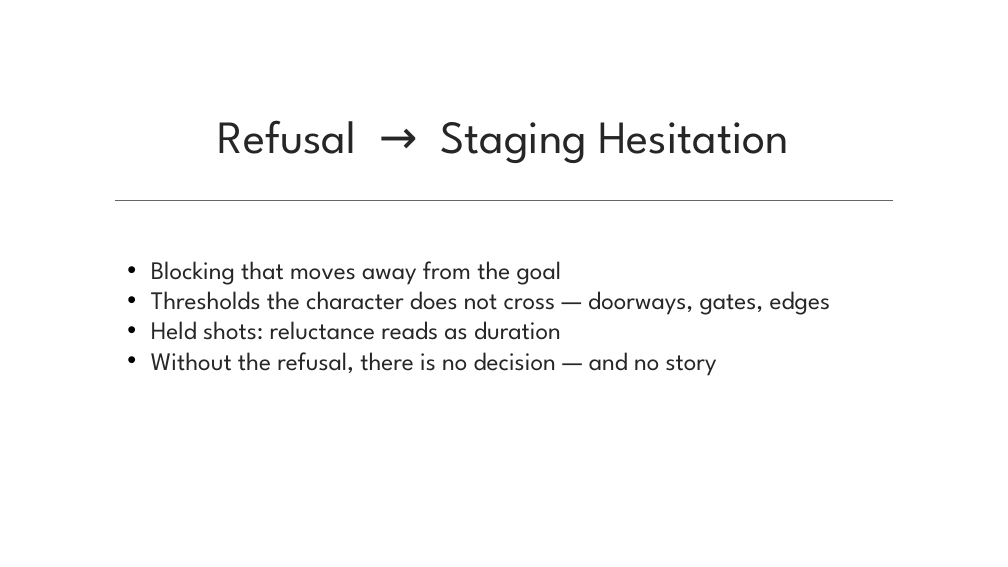
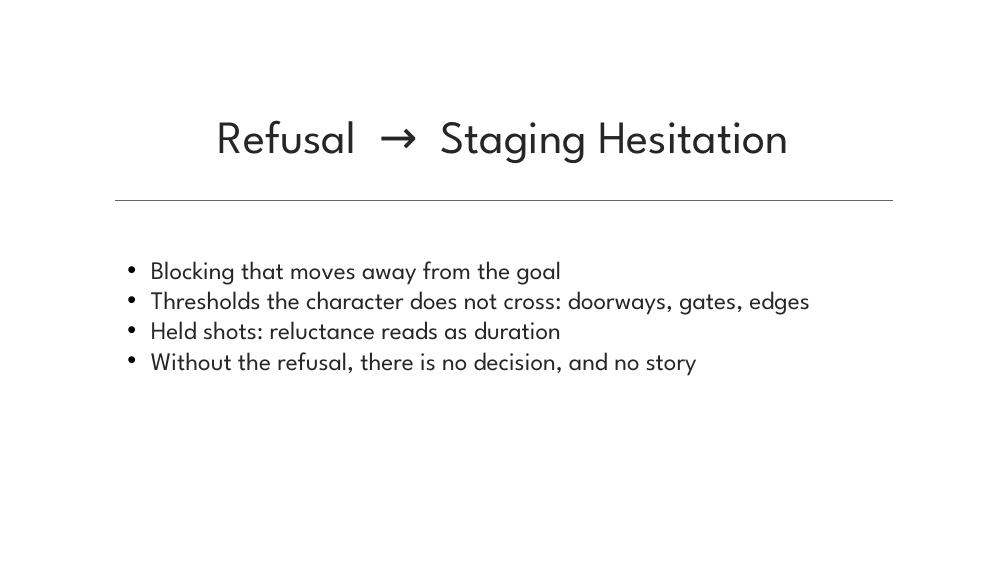
Before and after one commit to dcoes/Classes, a slide deck: slide 31 of Storyboarding/NewLectures/01_Intro_to_Storyboarding.pptx. Drawn at 1008x567 pixels with LibreOffice and Linux fonts; fonts in the diff are those of the drawing; background and template pictures are left out. Boxes give left, top, right and bottom in pixels: in the first picture for what was removed or moved away, otherwise in the second. Text is boxed around its words. In the diff, an @@ line names an element or a change of style, - is before the commit and + after.

```diff
--- a/Storyboarding/NewLectures/01_Intro_to_Storyboarding.pptx
+++ b/Storyboarding/NewLectures/01_Intro_to_Storyboarding.pptx
@@ text at box(151, 284, 809, 315): text changed @@
-• Thresholds the character does not cross — doorways, gates, edges
+• Thresholds the character does not cross: doorways, gates, edges
@@ text at box(151, 352, 697, 376): text changed @@
-• Without the refusal, there is no decision — and no story
+• Without the refusal, there is no decision, and no story
```
Also in this commit, not shown: 13 other slides changed, 53 other files.
